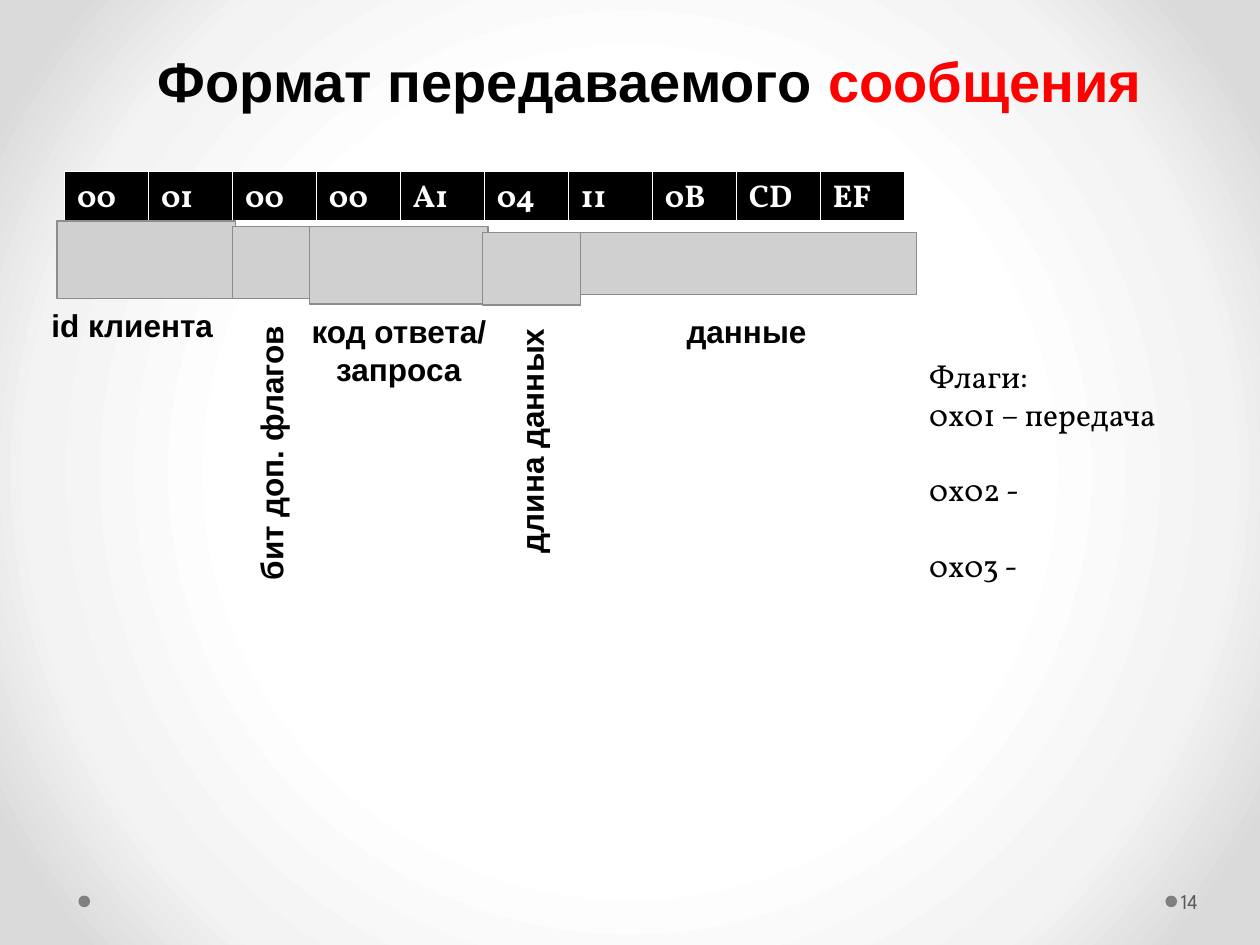
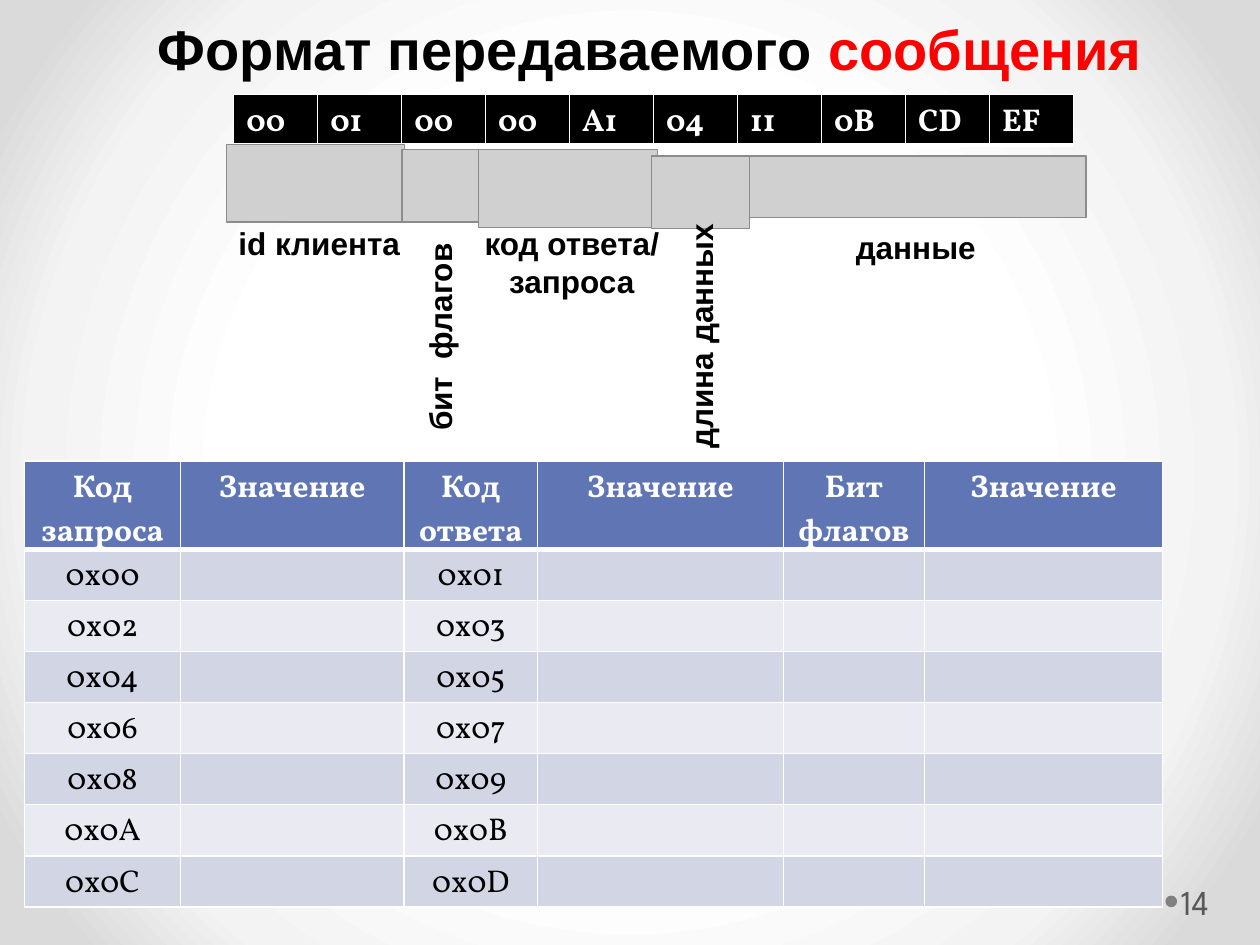
Before and after one commit to romanivanov21/tk_project_windows, a slide deck: slide 14 of ВКР (выпускная квалификационная работа)/MP-49_Ivanov_Roman_present.pptx. Drawn at 1260x945 pixels with LibreOffice and Linux fonts; fonts in the diff are those of the drawing; grey boxes stand for pictures. Boxes give left, top, right and bottom in pixels: in the first picture for what was removed or moved away, otherwise in the second. Text is boxed around its words. In the diff, an @@ line names an element or a change of style, - is before the commit and + after.

```diff
--- a/ВКР (выпускная квалификационная работа)/MP-49_Ivanov_Roman_present.pptx
+++ b/ВКР (выпускная квалификационная работа)/MP-49_Ivanov_Roman_present.pptx
@@ text "Формат передаваемого сообщения": place and size @@
-text "Формат передаваемого сообщения" at <box>158,61,1141,113</box>
+text "Формат передаваемого сообщения" at <box>158,29,1141,81</box>
@@ 5 pictures, 1 table: place and size @@
-5 pictures, 1 table at <box>57,171,917,305</box>
+5 pictures, 1 table at <box>227,94,1086,228</box>
@@ text "длина данных": place and size @@
-text "длина данных" at <box>515,341,550,550</box>
+text "длина данных" at <box>685,236,720,446</box>
@@ text "id клиента": place and size @@
-text "id клиента" at <box>51,314,213,338</box>
+text "id клиента" at <box>238,232,400,256</box>
@@ text "код ответа/ запроса": place and size @@
-text "код ответа/ запроса" at <box>312,320,486,387</box>
+text "код ответа/ запроса" at <box>485,232,659,299</box>
@@ text "данные": place and size @@
-text "данные" at <box>687,326,807,349</box>
+text "данные" at <box>856,242,976,265</box>
@@ text at <box>424,255,459,429</box>: text changed @@
-бит доп. флагов
+бит флагов
@@ text removed at <box>929,365,1156,583</box> @@
-Флаги:
-0x01 – передача
-0x02 -
-0x03 -
@@ table added at <box>25,461,1163,911</box>, 8 rows, 6 columns @@
+Код запроса | Значение | Код ответа | Значение | Бит флагов | Значение
+0x00 |  | 0x01 |  |  | 
+0x02 |  | 0x03 |  |  | 
+0x04 |  | 0x05 |  |  | 
+0x06 |  | 0x07 |  |  | 
+0x08 |  | 0x09 |  |  | 
+0x0A |  | 0x0B |  |  | 
+0x0C |  | 0x0D |  |  | 
@@ page number at <box>1181,892,1209,915</box>: size 12 to 20 pt @@
```
Also in this commit, not shown: 4 other slides changed.
